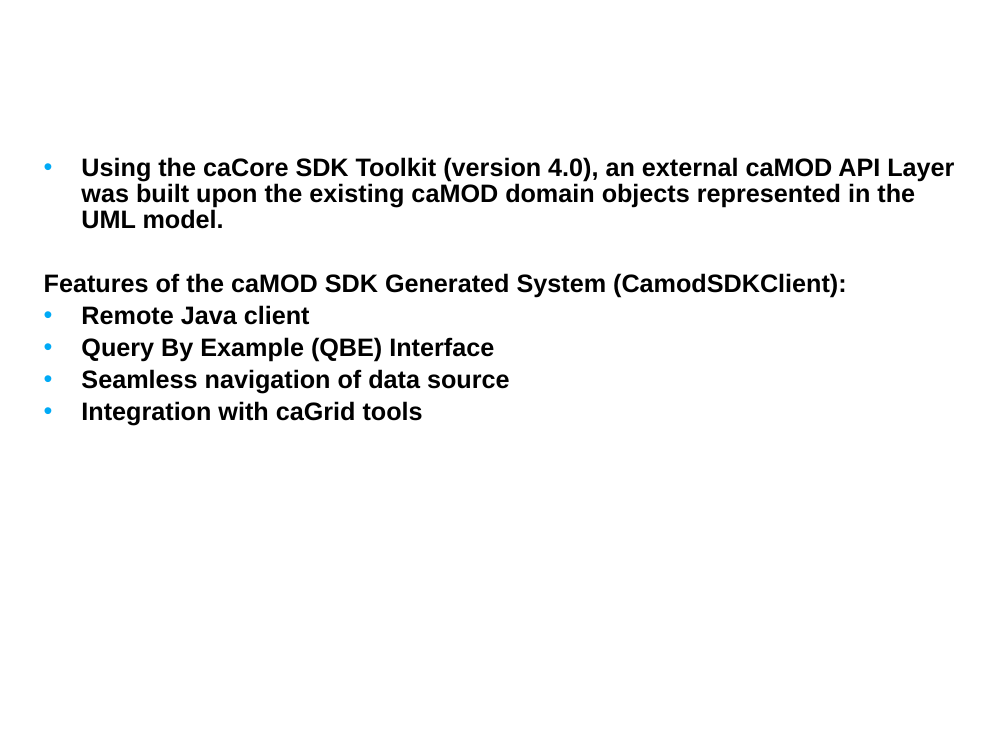
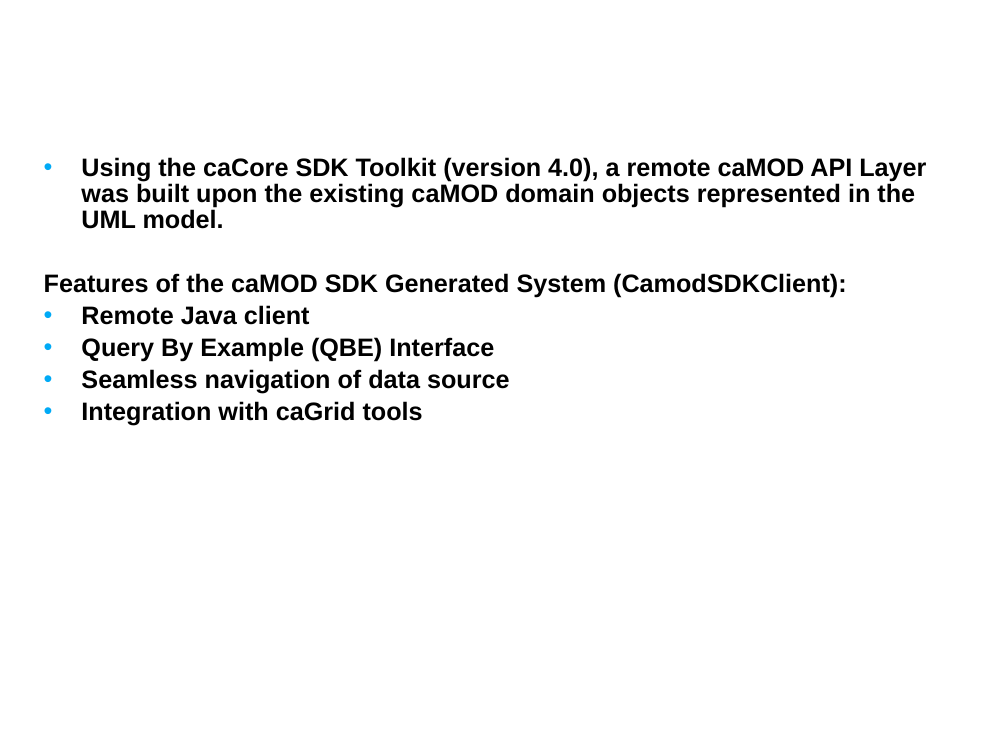
Before and after one commit to NCIP/camod-docs, a slide deck: slide 15 of CABIG compliance/caMOD 2.5 VCDE Submission/item1-Brief Description of the data system and its design(ppt)/caMOD_Interoperability_Review_2009.ppt. Drawn at 1008x756 pixels with LibreOffice and Linux fonts; fonts in the diff are those of the drawing; background and template pictures are left out. Boxes give left, top, right and bottom in pixels: in the first picture for what was removed or moved away, otherwise in the second. Text is boxed around its words. In the diff, an @@ line names an element or a change of style, - is before the commit and + after.

```diff
--- a/CABIG compliance/caMOD 2.5 VCDE Submission/item1-Brief Description of the data system and its design(ppt)/caMOD_Interoperability_Review_2009.ppt
+++ b/CABIG compliance/caMOD 2.5 VCDE Submission/item1-Brief Description of the data system and its design(ppt)/caMOD_Interoperability_Review_2009.ppt
@@ text at [81,157,926,229]: text changed @@
-• Using the caCore SDK Toolkit (version 4.0), an external caMOD API Layer was built upon the existing caMOD domain objects represented in the UML model.
+• Using the caCore SDK Toolkit (version 4.0), a remote caMOD API Layer was built upon the existing caMOD domain objects represented in the UML model.
```
Also in this commit, not shown: 4 other slides changed, 1 slide added, 1 slide removed.
